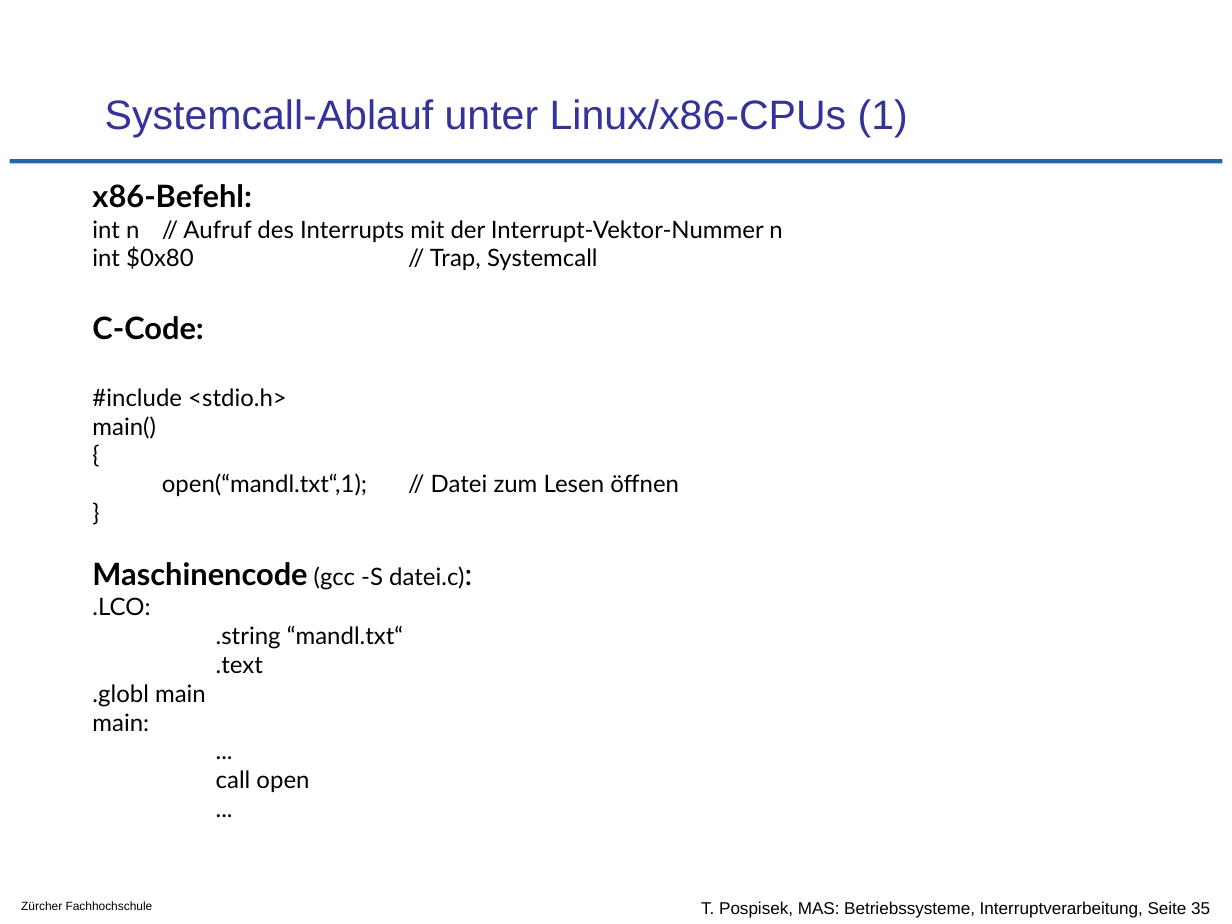
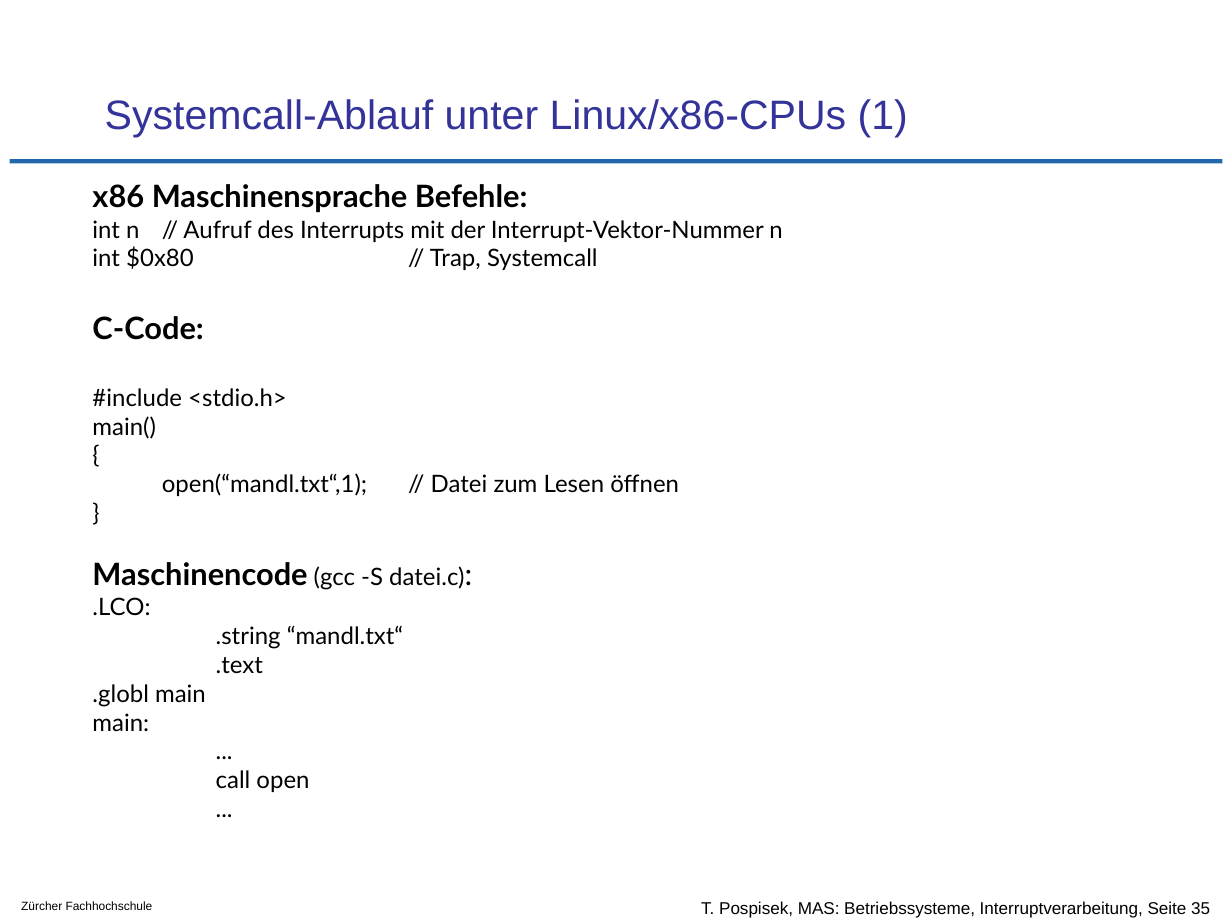
Before and after one commit to tpo/betriebssysteme, a slide deck: slide 35 of 04-3_Interruptverarbeitung_in_Betriebssystemen.odp. Drawn at 1232x924 pixels with LibreOffice and Linux fonts; fonts in the diff are those of the drawing; background and template pictures are left out. Boxes give left, top, right and bottom in pixels: in the first picture for what was removed or moved away, otherwise in the second. Text is boxed around its words. In the diff, an @@ line names an element or a change of style, - is before the commit and + after.

Commit message:
divere Änderungen
S.35 - Text leicht verbessert

```diff
--- a/04-3_Interruptverarbeitung_in_Betriebssystemen.odp
+++ b/04-3_Interruptverarbeitung_in_Betriebssystemen.odp
@@ text at (92, 184, 528, 212): text changed @@
-x86-Befehl:
+x86 Maschinensprache Befehle:
```
Also in this commit, not shown: 1 other slide changed.
